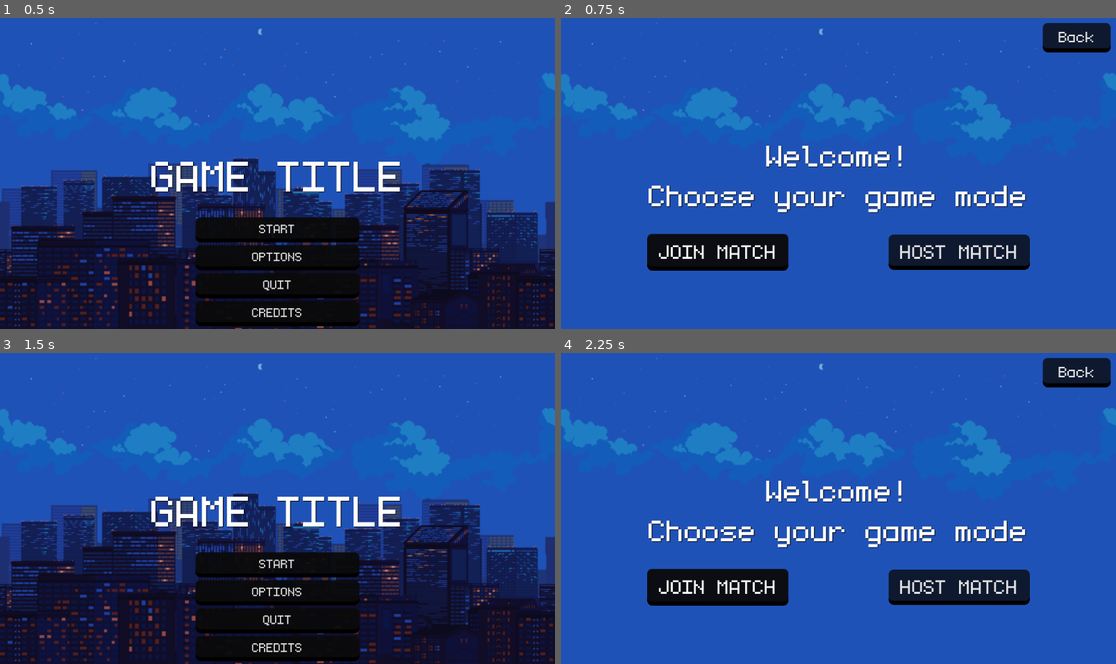
Above: before the commit, frames 1-4 (two rows, left to right).
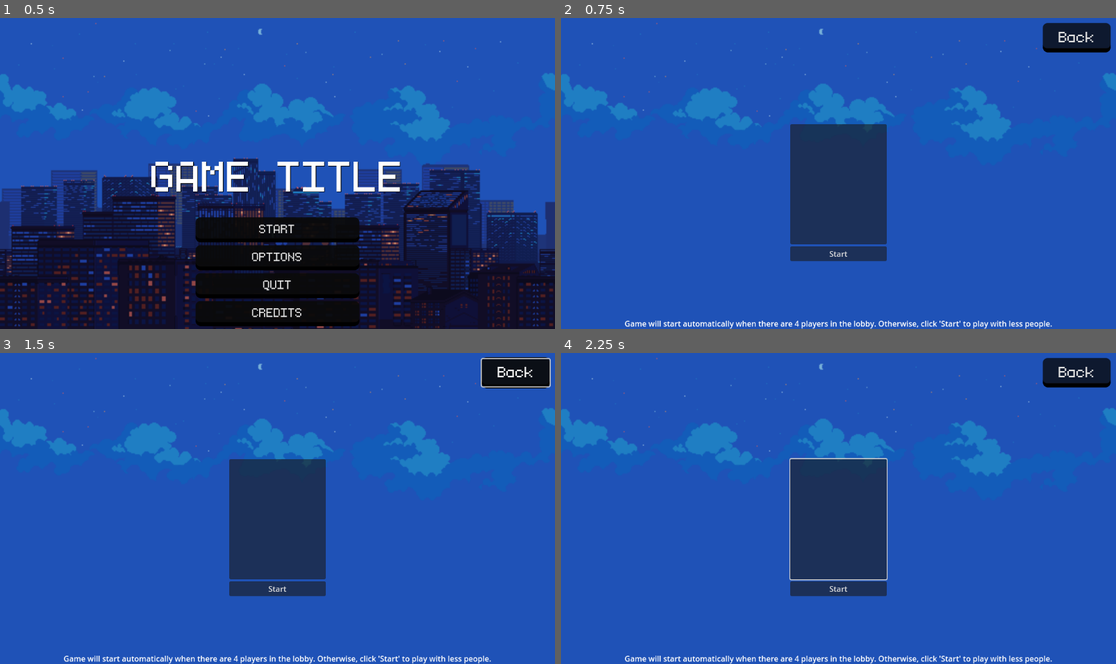
Above: after the commit, the same moments.

Repository: ChrisJacobs2/490-Senior-Capstone
Game: Godot game, scene res://start_menu.tscn
Same seed, same stepped clock (60 frames per second), same inputs: the game is played once before the commit and once after it.
Inputs (mouse positions are in pixels of both pictures, inside the frame that each line leads up to):
- Up to frame 1 (0.5 s): no input
- Up to frame 2 (0.75 s): click "START" at 0.5 s
- Up to frame 3 (1.5 s): click "Back" at 1.25 s
- Up to frame 4 (2.25 s): click (838, 564) at 2 s, where only the run before the commit has a clickable "START"

Frame 1 is identical in both runs. In frame 2, 16% of the frame differs, in the area x 11-89%, y 34-100%; in frame 3, 51%, in the area x 0-100%, y 1-100%; in frame 4, 16%.
Error after the commit: Parse Error: Too few arguments for "load_game()" call. Expected at least 1 but received 0. (res://lobby_menu.gd:121)

Commit message:
started with getting scene switching to wrok

Diff:
--- a/Godot_Project/lobby_menu.gd
+++ b/Godot_Project/lobby_menu.gd
@@ -73,6 +73,7 @@
 	pass # Replace with function body.
 
 
+
 # This gets called on the server and clients when someone connects
 func _on_player_connected(id):
 	print("Player connected: ", id)
@@ -116,6 +117,10 @@
 	player_name = host_name_box.text
 	host_game()
 
+func _on_start_game_pressed():
+	load_game()
+	pass # Replace with function body.
+
 
 func join_game():
 	# Default to localhost if no IP is provided
@@ -150,6 +155,12 @@
 	$lobby.show()
 	update_player_list()
 
+func leave_game():
+	players = {}
+	multiplayer.multiplayer_peer = null
+	peer = null
+	initialize_menu()
+
 func update_player_list():
 	lobby_player_list.clear()
 	for player in players:
@@ -174,11 +185,7 @@
 	pass
 
 
-func _on_start_game_pressed():
-	pass # Replace with function body.
 
-func leave_game():
-	players = {}
-	multiplayer.multiplayer_peer = null
-	peer = null
-	initialize_menu()
+@rpc("any_peer", "call_local", "reliable")
+func load_game(game_scene_path):
+	get_tree().change_scene_to_file(game_scene_path)
